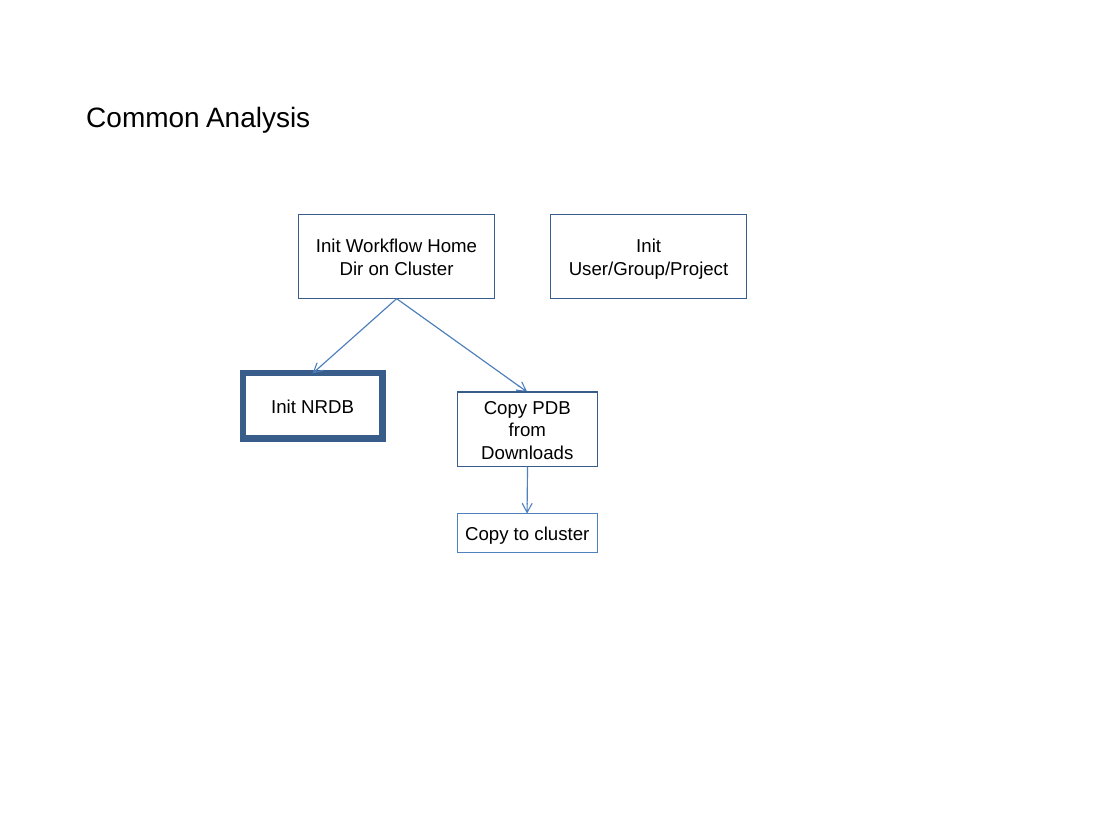
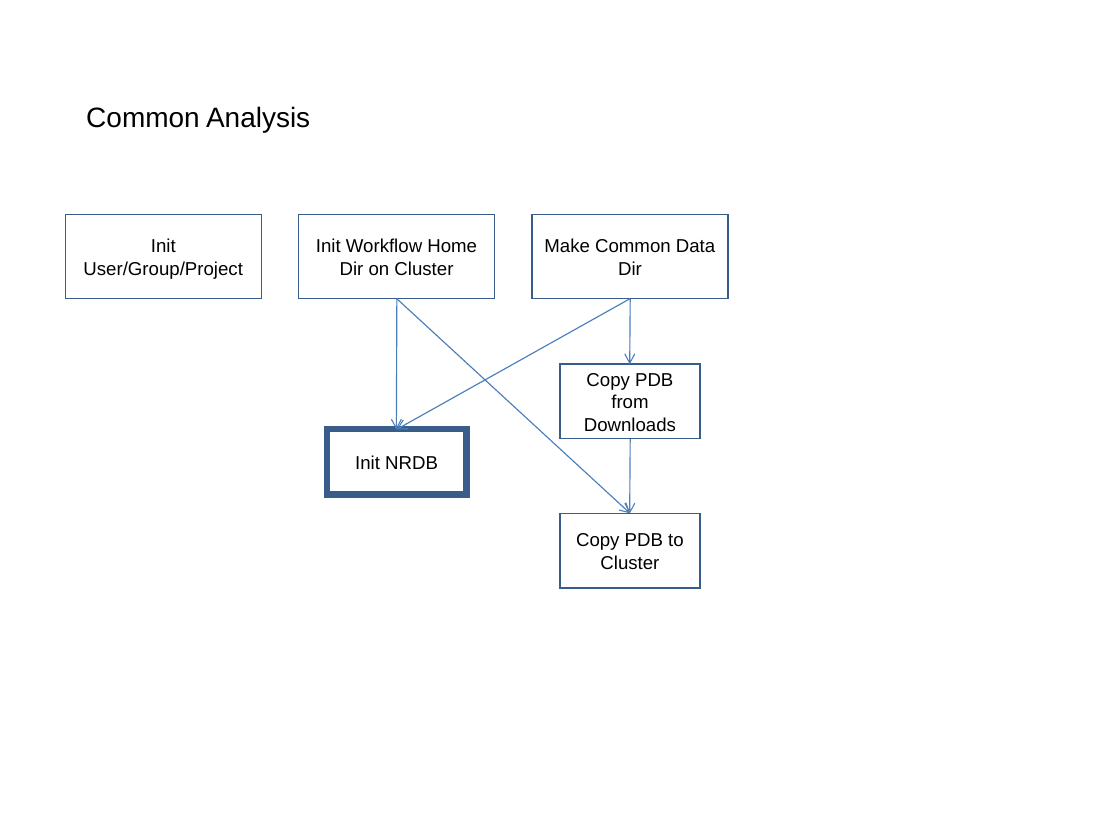
Before and after one commit to VEuPathDB/ApiCommonData, a slide deck: slide 2 of Load/doc/workflow/AnalysisWorkflow.ppt. Drawn at 1120x840 pixels with LibreOffice and Linux fonts; fonts in the diff are those of the drawing. Boxes give left, top, right and bottom in pixels: in the first picture for what was removed or moved away, otherwise in the second. Text is boxed around its words. In the diff, an @@ line names an element or a change of style, - is before the commit and + after.

```diff
--- a/Load/doc/workflow/AnalysisWorkflow.ppt
+++ b/Load/doc/workflow/AnalysisWorkflow.ppt
@@ rectangle "Init User/Group/Project": place and size @@
-rectangle "Init User/Group/Project" at box(551, 215, 747, 299)
+rectangle "Init User/Group/Project" at box(65, 215, 261, 299)
@@ rectangle added at box(532, 215, 728, 299), outline #385D8A 0.99 pt, 12 pt, text #000000 @@
+Make Common Data Dir
@@ arrow moved from (396, 299) - (528, 392) to (396, 299) - (631, 513) @@
@@ arrow moved from (396, 299) - (312, 373) to (396, 299) - (396, 430) @@
@@ arrow added from (631, 299) to (396, 429), #4A7EBB 0.74 pt @@
@@ arrow added from (631, 299) to (629, 364), #4A7EBB 0.74 pt @@
@@ rectangle "Copy PDB from Downloads": place and size @@
-rectangle "Copy PDB from Downloads" at box(457, 392, 597, 467)
+rectangle "Copy PDB from Downloads" at box(560, 364, 700, 439)
@@ rectangle "Init NRDB": place and size @@
-rectangle "Init NRDB" at box(243, 373, 383, 438)
+rectangle "Init NRDB" at box(327, 429, 467, 494)
@@ arrow moved from (528, 467) - (528, 514) to (631, 439) - (629, 514) @@
@@ rectangle "Copy PDB to Cluster": place and size @@
-rectangle "Copy PDB to Cluster" at box(457, 513, 597, 552)
+rectangle "Copy PDB to Cluster" at box(560, 513, 700, 588)
@@ rectangle "Copy PDB to Cluster" at box(560, 513, 700, 588): outline #4F81BD 0.99 pt to #385D8A 0.99 pt @@
@@ text in rectangle at box(576, 533, 684, 569): text changed @@
-Copy to cluster
+Copy PDB to Cluster
```
Also in this commit, not shown: 1 other slide changed.
